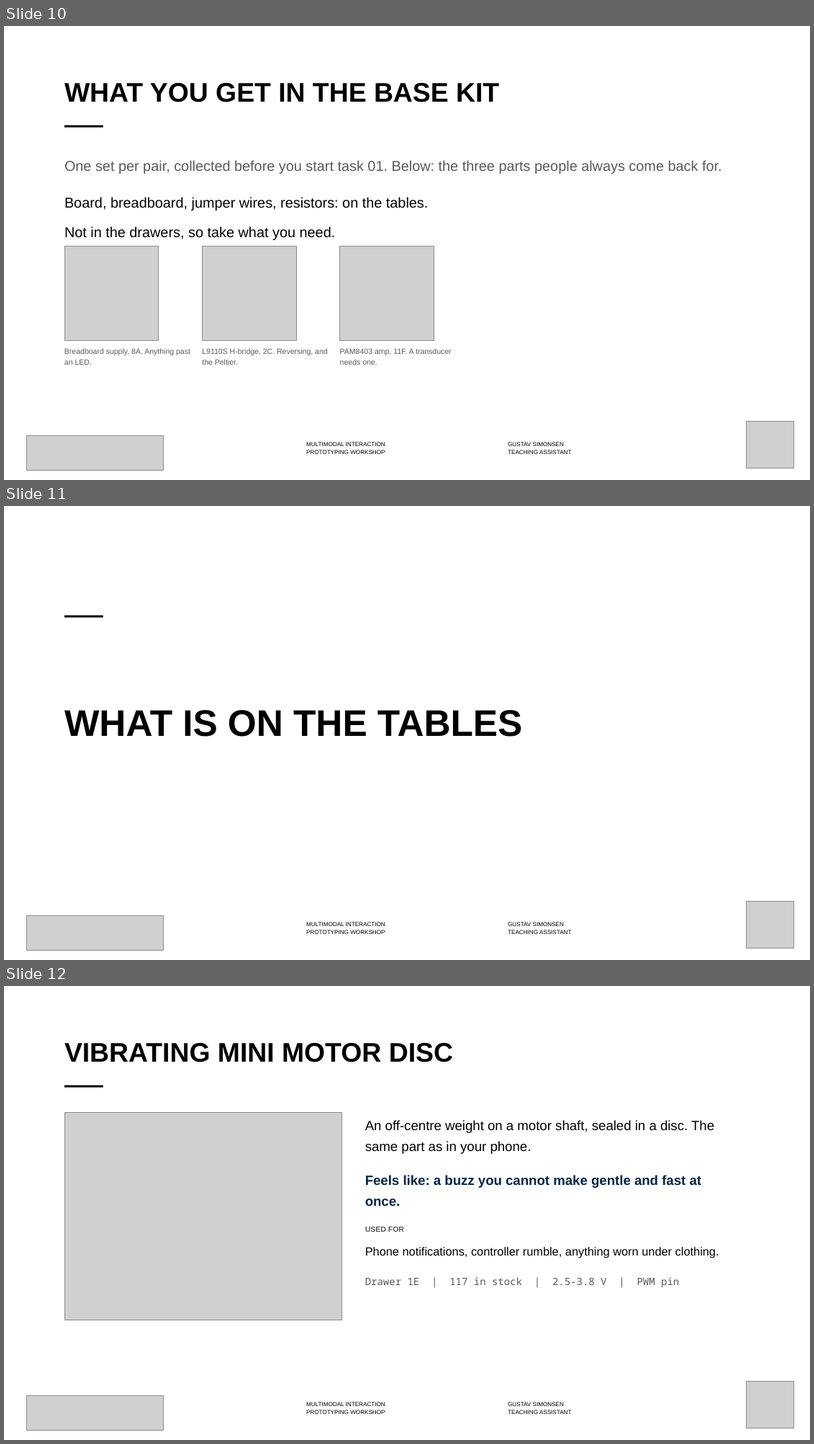
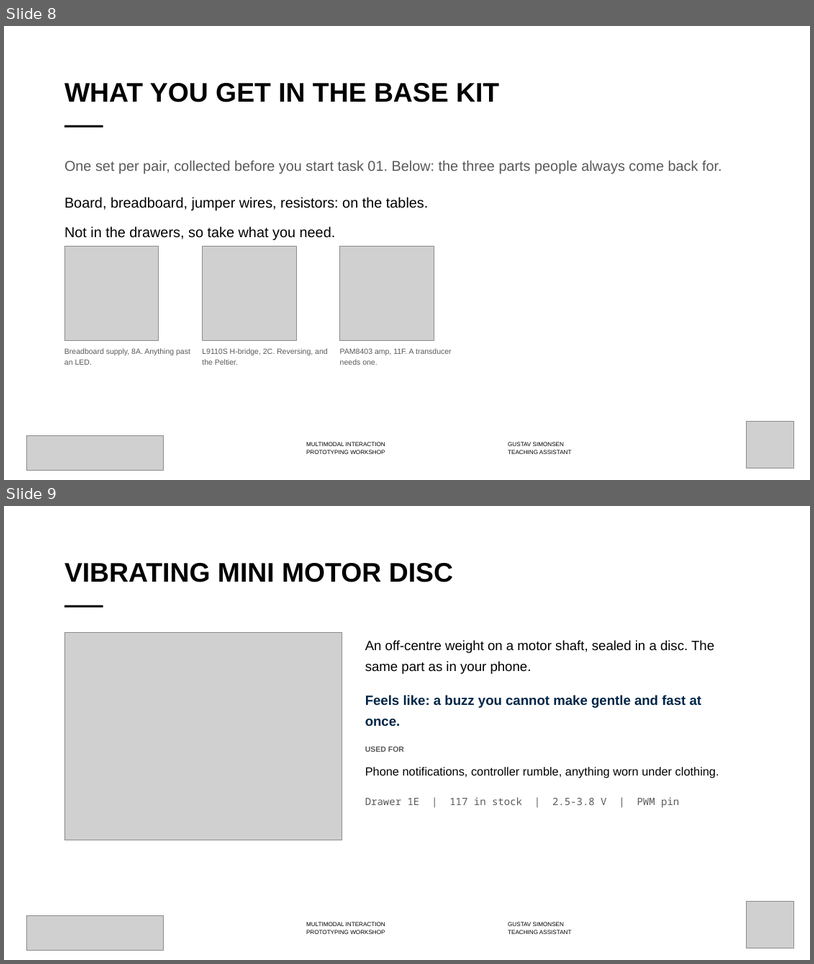
Before and after one commit to labtools-au/multimodal-actuator-workshop, a slide deck: docs/multimodal-actuator-workshop.pptx. Shown one above the other, each under a label of ours: slides 10, 11 and 12 before the commit, slides 8 and 9 after it. The pictures are 814x1444 and 814x964 pixels, drawn with LibreOffice and Linux fonts; fonts in the diff are those of the drawing; grey boxes stand for pictures; background and template pictures are left out. Boxes give left, top, right and bottom in pixels: in the first picture for what was removed or moved away, otherwise in the second. Text is boxed around its words. In the diff, an @@ line names an element or a change of style, - is before the commit and + after.

```diff
--- a/docs/multimodal-actuator-workshop.pptx
+++ b/docs/multimodal-actuator-workshop.pptx
@@ slide 11 removed at [4, 506, 810, 960], background #FFFFFF; not listed: 2 template elements that a slide beside it also shows @@
@@ rectangle removed at [64, 615, 103, 618] @@
@@ title removed at [64, 710, 522, 736] @@
-WHAT IS ON THE TABLES
@@ picture removed at [27, 915, 164, 950] @@
@@ picture removed at [747, 901, 794, 948] @@
@@ what was slide 10 is now slide 8 @@
@@ what was slide 12 is now slide 9 @@
```
Also in this commit, not shown: 3 slides changed, 5 other slides removed, 4 other files.
